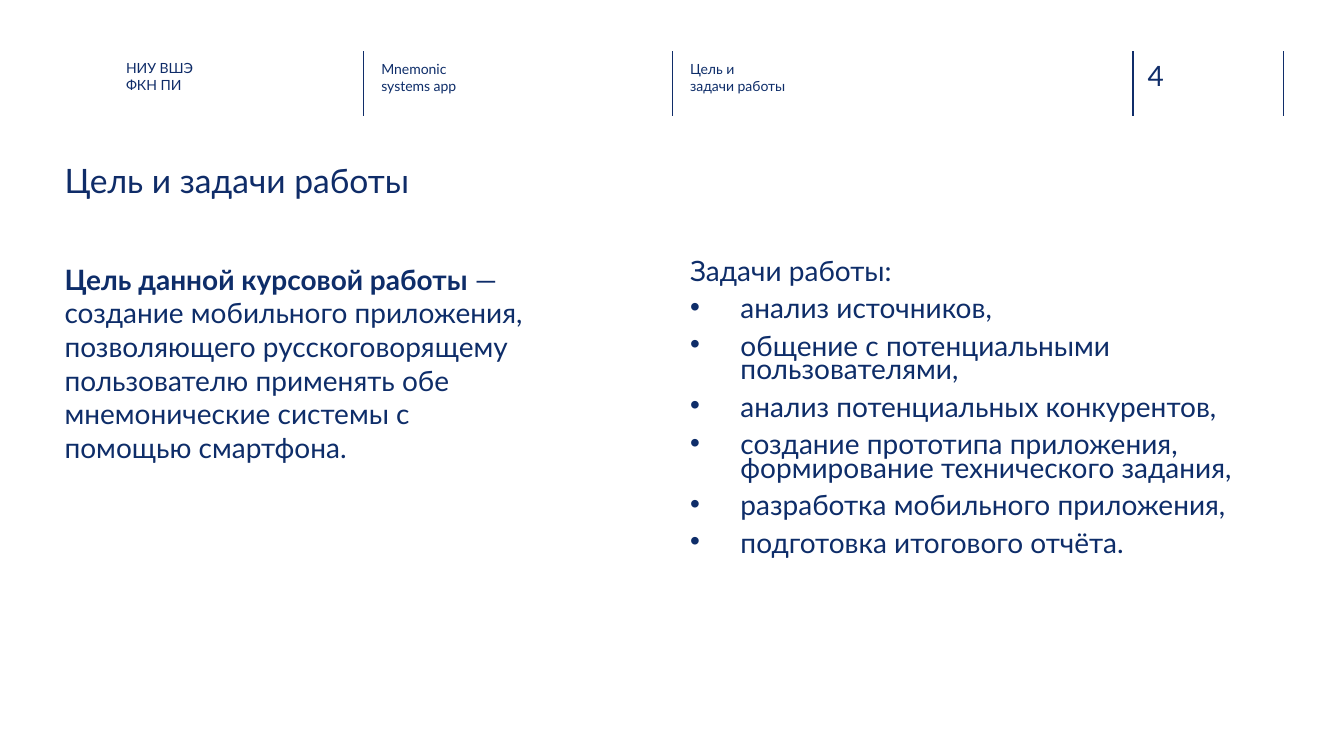
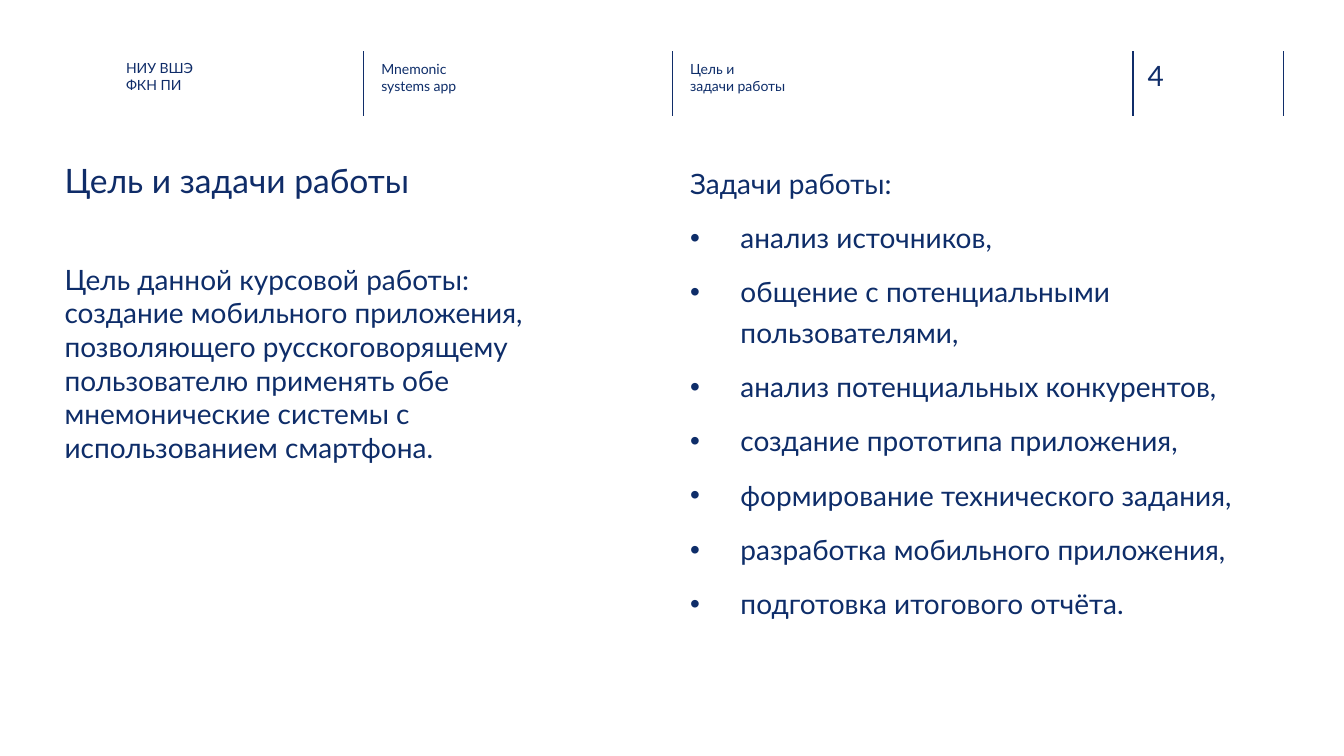
Before and after one commit to NikPeg/mnemonic_systems_app, a slide deck: slide 4 of Итоговые документы/presentation.pptx. Drawn at 1344x756 pixels with LibreOffice and Linux fonts; fonts in the diff are those of the drawing; background and template pictures are left out. Boxes give left, top, right and bottom in pixels: in the first picture for what was removed or moved away, otherwise in the second. Text is boxed around its words. In the diff, an @@ line names an element or a change of style, - is before the commit and + after.

```diff
--- a/Итоговые документы/presentation.pptx
+++ b/Итоговые документы/presentation.pptx
@@ text at (690,173,1226,619): line spacing 0.7 to 1.2 @@
@@ text "Задачи работы:": place and size @@
-text "Задачи работы:" at (690,260,1232,558)
+text "Задачи работы:" at (690,173,1232,619)
@@ text at (65,269,523,463): text changed @@
-Цель данной курсовой работы — создание мобильного приложения, позволяющего русскоговорящему пользователю применять обе мнемонические системы с помощью смартфона.
+Цель данной курсовой работы:
+создание мобильного приложения, позволяющего русскоговорящему пользователю применять обе мнемонические системы с использованием смартфона.
@@ text at (740,436,1232,511): text changed @@
-• создание прототипа приложения,
-  формирование технического задания,
+• создание прототипа приложения,
+• формирование технического задания,
```
Also in this commit, not shown: 3 other slides changed.
